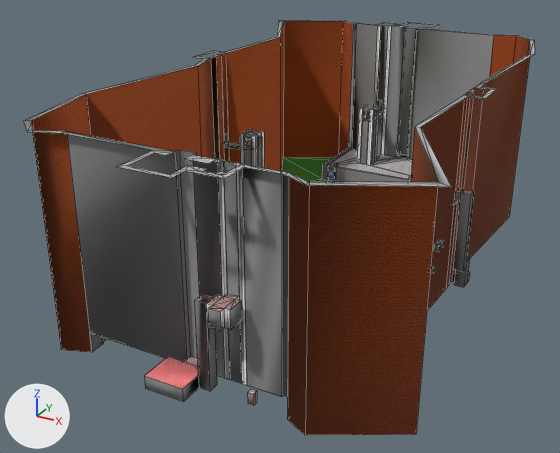
One commit to the FBX model Assets/SRB2MapRips/F_IronTurret.fbx: the scene before it, then after it.
Camera for both pictures: a 50 mm lens placed at (64.7, -142.6, 73.0), pointed at (-7.1, -12.0, 7.7). The axes (+X, +Y, +Z) are drawn at lower left. The lights are the same throughout. Mesh edges are drawn as thin lines. Where no turn or scale is listed for an object, it has been applied to the vertices.

Names of what the first picture shows: 'MAP85'.
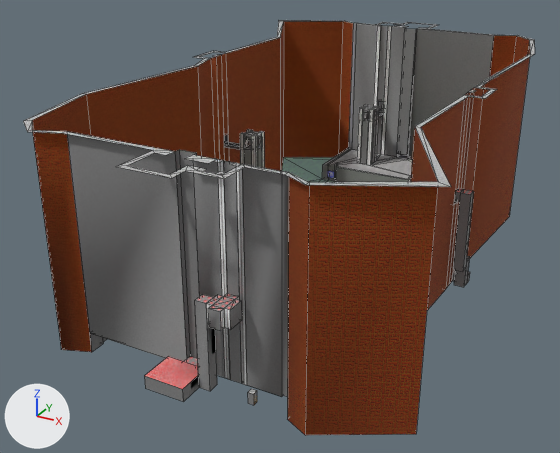
Commit message: Iron Turret is in!

Where the newer file only moved an object's origin or applied its transform, the numbers keep the older frame.

Pixel boxes (x1, y1, x2, y2) of what changed, in the pictures (560 x 453 px; the box of a moved part takes in the faces that stretch with it):
'MAP85', surface changed, reshaped: (23, 20, 535, 435) in both
part 1 of me_map85, deleted: before (430, 223, 445, 273)
part 2 of me_map85, moved or reshaped: (144, 166, 282, 402) in both
part 3 of me_map85, moved or reshaped: (453, 88, 474, 283) in both
part 4 of me_map85, moved or reshaped: (352, 24, 408, 156) in both
part 5 of me_map85, moved or reshaped: (211, 57, 219, 160) in both

Edits to the bpy script that builds the scene:
```text
Change img_floor0_6_png:
    img_floor0_6_png: load_image('FLOOR0_6.PNG', 'Textures/FLOOR0_6.PNG', 128, 128, 'sRGB') -> load_image('FLOOR0_6.PNG', 'Textures/FLOOR0_6.PNG', 128, 128, 'Non-Color')
Change mat_gfzrock_004:
    add n3 = _N.new('ShaderNodeTexImage'); n3.name = 'Image Texture.001'
    add n3.image = img_gfzrock_png
    where n0 = _N.new('ShaderNodeBsdfPrincipled'); n0.name = 'Principled BSDF'
    add _L.new(n3.outputs[0], n0.inputs[4])  # 'Color' to 'Alpha'
Change mat_thzflr08:
    mat_thzflr08.texture: img_thzflr08_png -> img_thzflr08_png  # not seen -> with its transparency
Change mat_thzflr11:
    mat_thzflr11.texture: img_thzflr11_png -> img_thzflr11_png  # not seen -> with its transparency
Change mat_thzflr10:
    mat_thzflr10.texture: img_thzflr10_png -> img_thzflr10_png  # not seen -> with its transparency
Change mat_thzflr07:
    mat_thzflr07.texture: img_thzflr07_png -> img_thzflr07_png  # not seen -> with its transparency
Change mat_thzflr05:
    mat_thzflr05.texture: img_thzflr05_png -> img_thzflr05_png  # not seen -> with its transparency
Change mat_floor0_6_003:
    add n3 = _N.new('ShaderNodeTexImage'); n3.name = 'Image Texture.001'
    add n3.image = img_floor0_6_png
    where n0 = _N.new('ShaderNodeBsdfPrincipled'); n0.name = 'Principled BSDF'
    add _L.new(n3.outputs[0], n0.inputs[4])  # 'Color' to 'Alpha'
Change mat_thzflr09:
    mat_thzflr09.texture: img_thzflr09_png -> img_thzflr09_png  # not seen -> with its transparency
Change me_map85:
    used by ob_map85; location = (0.0, 0.0, 0.0)
    remove me_map85.from_pydata(...)  # 913 vertices, 992 faces; spans x -41.0..40.0, y -68.0..63.0, z 0.0..39.1
    add me_map85.from_pydata(...)  # 865 vertices, 956 faces; spans x -41.0..40.0, y -68.0..63.0, z 0.0..39.1
    me_map85 part 1: 6 loose pieces with 48 vertices, spanning x 29.0..32.0, y -31.0..-26.0, z 14.8..21.9, are deleted
    me_map85 part 2
    14 faces are deleted
    9 new faces join them, mat_thzmetl2 (picture img_thzmetl2_png)
    1 new face joins them, mat_thzwal03 (picture img_thzwal03_png)
    2 new faces join them, mat_thzflr08 (picture img_thzflr08_png)
    1 new face joins them, mat_thzflr11 (picture img_thzflr11_png)
    1 new face joins them, mat_thzflr10 (picture img_thzflr10_png)
    me_map85 part 3
    5 faces are deleted
    2 new faces join them, mat_thzmetl2 (picture img_thzmetl2_png)
    1 new face joins them, mat_thzrock (picture img_thzrock_png)
    1 new face joins them, mat_thzflr08 (picture img_thzflr08_png)
    1 new face joins them, mat_thzflr10 (picture img_thzflr10_png)
    me_map85 part 4
    14 faces are deleted
    9 new faces join them, mat_thzmetl2 (picture img_thzmetl2_png)
    1 new face joins them, mat_thzwal03 (picture img_thzwal03_png)
    2 new faces join them, mat_thzflr08 (picture img_thzflr08_png)
    1 new face joins them, mat_thzflr07 (picture img_thzflr07_png)
    1 new face joins them, mat_thzflr09 (picture img_thzflr09_png)
    me_map85 part 5
    5 faces are deleted
    2 new faces join them, mat_thzmetl2 (picture img_thzmetl2_png)
    1 new face joins them, mat_thzrock (picture img_thzrock_png)
    1 new face joins them, mat_thzflr08 (picture img_thzflr08_png)
    1 new face joins them, mat_thzflr07 (picture img_thzflr07_png)
```
